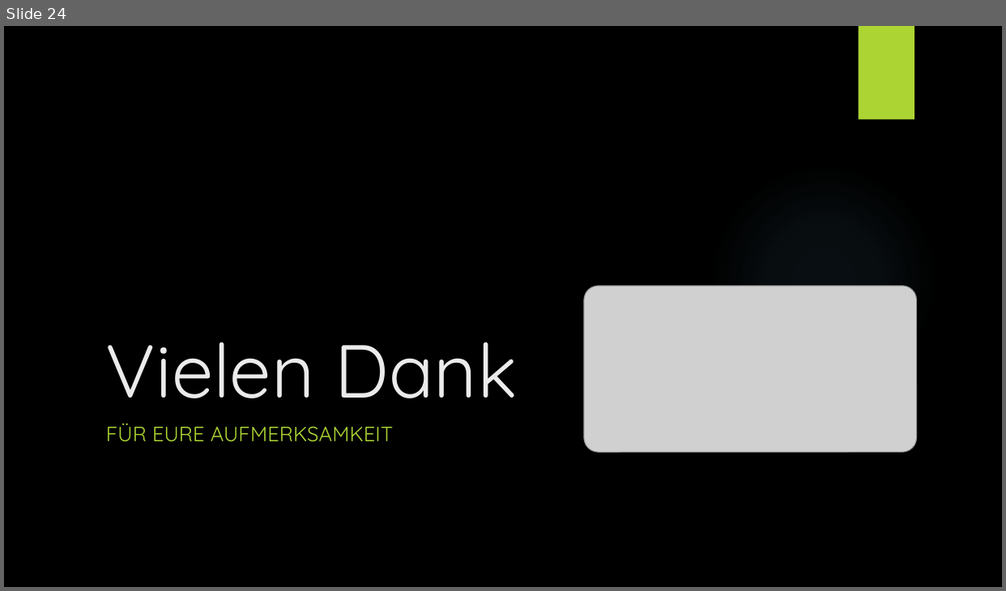
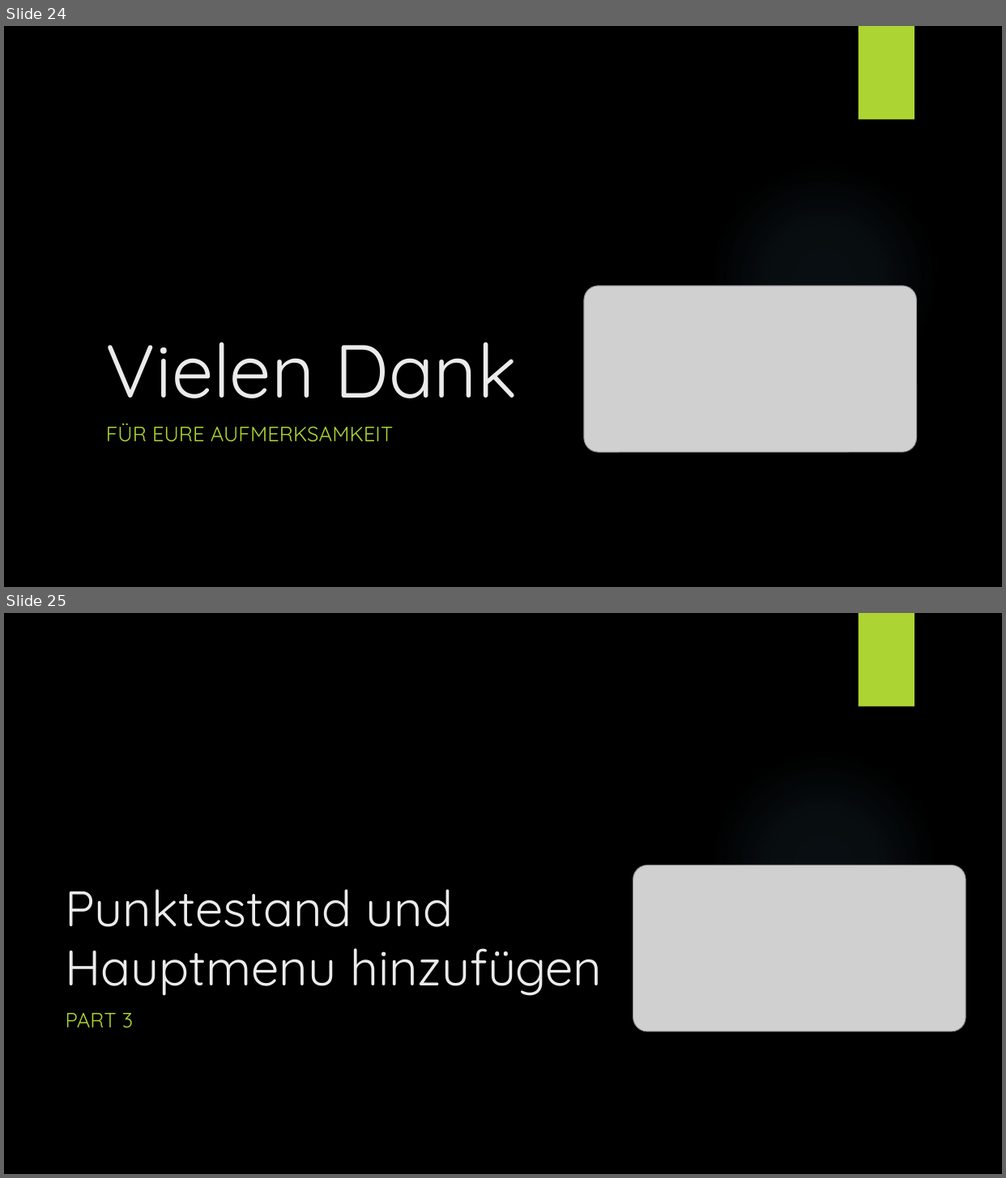
Before and after one commit to teachingCS/Schuelerakademie, a slide deck: Material/Cat_Jump/01_Einführung_Godot_Cat_Jump.pptx. Shown one above the other, each under a label of ours: slide 24 before the commit, slides 24 and 25 after it. The pictures are 1006x591 and 1006x1178 pixels, drawn with LibreOffice and Linux fonts; fonts in the diff are those of the drawing; grey boxes stand for pictures; background and template pictures are left out. Boxes give left, top, right and bottom in pixels: in the first picture for what was removed or moved away, otherwise in the second. Text is boxed around its words. In the diff, an @@ line names an element or a change of style, - is before the commit and + after.

```diff
--- a/Material/Cat_Jump/01_Einführung_Godot_Cat_Jump.pptx
+++ b/Material/Cat_Jump/01_Einführung_Godot_Cat_Jump.pptx
@@ slide 25 added at [4, 613, 1002, 1174], background picture (left out); not listed: 2 template elements that a slide beside it also shows @@
@@ picture added at [633, 865, 965, 1032] @@
@@ title added at [66, 889, 602, 996], 48 pt, text #EBEBEB @@
+Punktestand und Hauptmenu hinzufügen
@@ subtitle added at [66, 1013, 133, 1029], 20 pt, text #ACD433 @@
+PART 3
```
Also in this commit, not shown: 3 other slides added, 18 other files.
